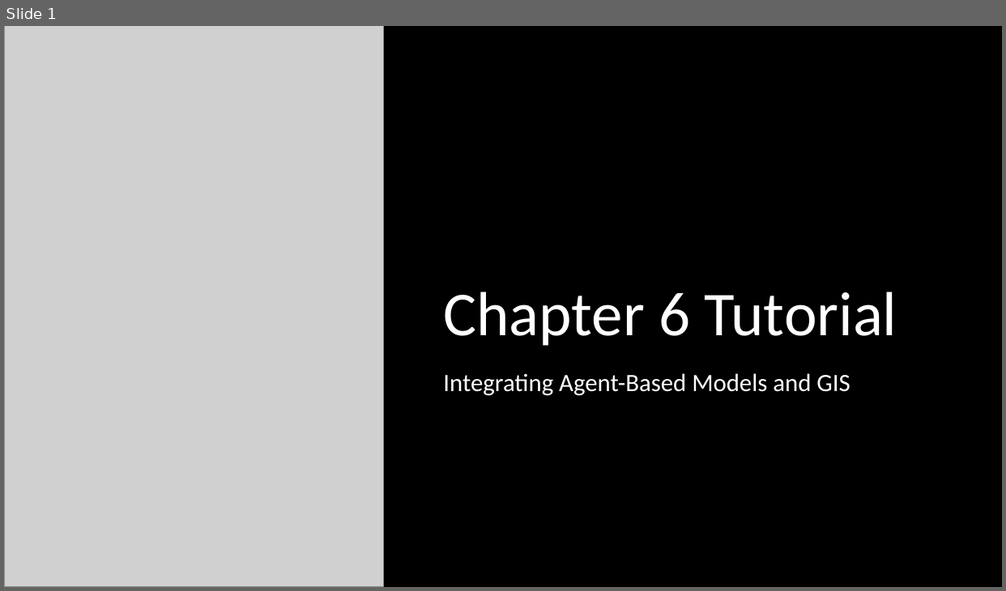
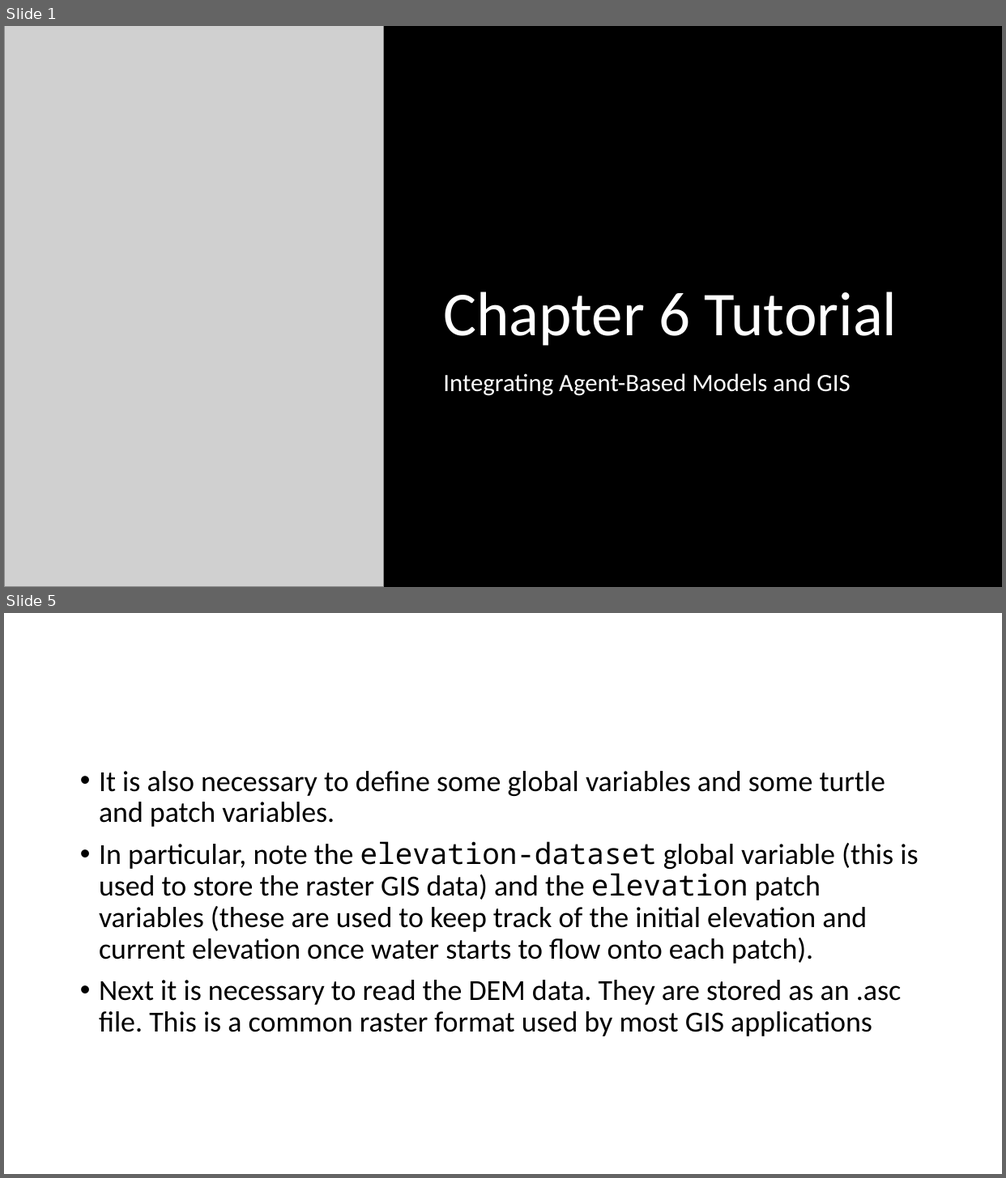
Before and after one commit to abmgis/abmgis, a slide deck: Chapter06-IntegratingABMandGIS/Chapter6_Tutorial.pptx. Shown one above the other, each under a label of ours: slide 1 before the commit, slides 1 and 5 after it; the slides between them are not shown. The pictures are 1006x591 and 1006x1178 pixels, drawn with LibreOffice and Linux fonts; fonts in the diff are those of the drawing; grey boxes stand for pictures. Boxes give left, top, right and bottom in pixels: in the first picture for what was removed or moved away, otherwise in the second. Text is boxed around its words. In the diff, an @@ line names an element or a change of style, - is before the commit and + after.

```diff
--- a/Chapter06-IntegratingABMandGIS/Chapter6_Tutorial.pptx
+++ b/Chapter06-IntegratingABMandGIS/Chapter6_Tutorial.pptx
@@ slide 5 added at (x1=4, y1=613, x2=1002, y2=1174), background #FFFFFF @@
@@ text added at (x1=99, y1=771, x2=918, y2=1037), 28 pt, text #000000 @@
+• It is also necessary to define some global variables and some turtle and patch variables.
+• In particular, note the elevation-dataset global variable (this is used to store the raster GIS data) and the elevation patch variables (these are used to keep track of the initial elevation and current elevation once water starts to flow onto each patch).
+• Next it is necessary to read the DEM data. They are stored as an .asc file. This is a common raster format used by most GIS applications
```
Also in this commit, not shown: 6 other slides added.
